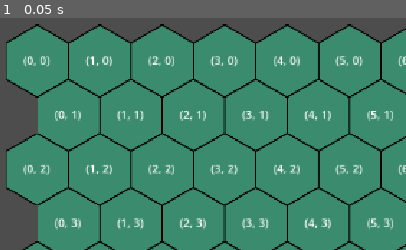
Above: before the commit, frame 1.
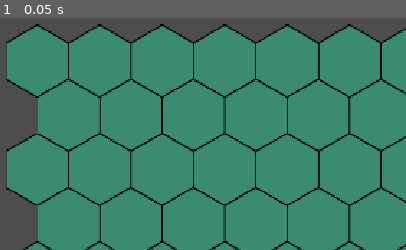
Above: after the commit, the same moment.

Repository: pawel-dubiel/godot-experiment
Game: Godot game, scene res://scenes/Main.tscn
The game is run twice, just before and just after one commit, with the same random seed, the same clock (stepped at 60 frames per second) and the same inputs. This scene is started directly instead of the project's main scene.
Inputs:
- Up to frame 1 (0.05 s): no input

The runs differ from the first frame. In frame 1, 3.5% of the frame differs, in the area x 5-100%, y 16-92%.

Commit message:
feat(overlay): Optimize CoordinateOverlay with caching and event-driven updates

Diff:
--- a/scenes/Main.tscn
+++ b/scenes/Main.tscn
@@ -24,7 +24,8 @@
 [node name="Camera2D" type="Camera2D" parent="."]
 script = ExtResource("5_cam")
 
-[node name="CoordinateOverlay" type="Node2D" parent="." node_paths=PackedStringArray("tile_map", "camera")]
+[node name="CoordinateOverlay" type="Node2D" parent="." node_paths=PackedStringArray("tile_map", "camera", "map_service")]
 script = ExtResource("6_overlay")
 tile_map = NodePath("../HexGridView")
 camera = NodePath("../Camera2D")
+map_service = NodePath("../MapService")
--- a/scripts/CameraControl.gd
+++ b/scripts/CameraControl.gd
@@ -1,4 +1,6 @@
 extends Camera2D
+
+signal view_changed
 
 @export var min_zoom := 0.2
 @export var max_zoom := 5.0
@@ -40,6 +42,7 @@
 	if event is InputEventMouseMotion:
 		if Input.is_mouse_button_pressed(MOUSE_BUTTON_MIDDLE) or Input.is_mouse_button_pressed(MOUSE_BUTTON_RIGHT):
 			position -= event.relative / zoom
+			view_changed.emit()
 
 func apply_zoom(factor: float) -> void:
 	var new_zoom = zoom * factor
@@ -47,3 +50,4 @@
 
 	if new_zoom != zoom:
 		zoom = new_zoom
+		view_changed.emit()
--- a/scripts/CoordinateOverlay.gd
+++ b/scripts/CoordinateOverlay.gd
@@ -1,24 +1,94 @@
 extends Node2D
+
+@export var debug_enabled := false:
+	set(value):
+		if debug_enabled == value:
+			return
+		debug_enabled = value
+		if is_node_ready():
+			_sync_debug_state()
 
 @export var tile_map: TileMapLayer
 @export var camera: Camera2D
 @export var map_service: MapService
+@export var viewport_margin := Vector2(200, 200)
+@export var max_cached_labels := 2500
+@export var max_visible_candidate_cells := 10000
 
 var font: Font
+var _coordinate_draw_entries: Array[Dictionary] = []
+var _label_limit_warning_shown := false
+var _candidate_limit_warning_shown := false
 
 func _ready() -> void:
 	font = ThemeDB.fallback_font
+	_connect_invalidation_sources()
+	_sync_debug_state()
 
-func _process(_delta: float) -> void:
-	# Continuous redraw is required as camera moves
+func _connect_invalidation_sources() -> void:
+	if camera and camera.has_signal("view_changed"):
+		camera.connect("view_changed", _mark_overlay_dirty)
+
+	if map_service:
+		map_service.map_updated.connect(_mark_overlay_dirty)
+		map_service.tile_changed.connect(_on_tile_changed)
+
+	get_viewport().size_changed.connect(_mark_overlay_dirty)
+
+func _sync_debug_state() -> void:
+	visible = debug_enabled
+	_coordinate_draw_entries.clear()
+	_label_limit_warning_shown = false
+	_candidate_limit_warning_shown = false
+
+	if debug_enabled:
+		_mark_overlay_dirty()
+	else:
+		queue_redraw()
+
+func _require_debug_dependencies() -> bool:
+	var missing: Array[String] = []
+	if not tile_map:
+		missing.append("tile_map")
+	if not camera:
+		missing.append("camera")
+	if not map_service:
+		missing.append("map_service")
+	elif not map_service.model:
+		missing.append("map_service.model")
+
+	if missing.size() > 0:
+		var missing_text = ", ".join(PackedStringArray(missing))
+		push_error("CoordinateOverlay debug mode requires: %s." % missing_text)
+		return false
+
+	if not camera.has_signal("view_changed"):
+		push_error("CoordinateOverlay debug mode requires a camera that emits view_changed.")
+		return false
+
+	return true
+
+func _mark_overlay_dirty() -> void:
+	if not debug_enabled:
+		return
+
+	if not _require_debug_dependencies():
+		_coordinate_draw_entries.clear()
+		queue_redraw()
+		return
+
+	_rebuild_coordinate_cache()
 	queue_redraw()
 
+func _on_tile_changed(_coord: Vector2i, _terrain: TerrainType) -> void:
+	_mark_overlay_dirty()
+
 func _draw() -> void:
-	if not tile_map or not camera:
+	if not debug_enabled:
 		return
 
-	var visible_range = _get_visible_map_range()
-	_draw_coordinates(visible_range)
+	for entry in _coordinate_draw_entries:
+		draw_string(font, entry["position"], entry["text"], HORIZONTAL_ALIGNMENT_CENTER, -1, 16, Color.WHITE)
 
 func _get_visible_map_range() -> Rect2i:
 	var viewport_rect = get_viewport_rect()
@@ -26,10 +96,9 @@
 	var zoom = camera.zoom
 
 	# Determine visible world area with a margin buffer
-	var buffer = Vector2(200, 200)
 	var visible_size = viewport_rect.size / zoom
-	var top_left_world = cam_pos - visible_size / 2 - buffer
-	var bottom_right_world = cam_pos + visible_size / 2 + buffer
+	var top_left_world = cam_pos - visible_size / 2 - viewport_margin
+	var bottom_right_world = cam_pos + visible_size / 2 + viewport_margin
 
 	var min_map = tile_map.local_to_map(tile_map.to_local(top_left_world))
 	var max_map = tile_map.local_to_map(tile_map.to_local(bottom_right_world))
@@ -39,27 +108,61 @@
 	var y_start = min(min_map.y, max_map.y)
 	var y_end = max(min_map.y, max_map.y)
 
-	# Safety cap for performance
-	if (x_end - x_start) > 300: x_end = x_start + 300
-	if (y_end - y_start) > 300: y_end = y_start + 300
-
 	return Rect2i(x_start, y_start, x_end - x_start + 1, y_end - y_start + 1)
 
-func _draw_coordinates(range_rect: Rect2i) -> void:
+func _get_limited_visible_map_range() -> Rect2i:
+	var visible_range = _get_visible_map_range()
+	var map_bounds = map_service.model.get_bounds()
+	if map_bounds.size.x <= 0 or map_bounds.size.y <= 0:
+		return Rect2i()
+
+	var bounded_range = visible_range.intersection(map_bounds)
+	if bounded_range.size.x <= 0 or bounded_range.size.y <= 0:
+		return Rect2i()
+
+	return _limit_candidate_cells(bounded_range)
+
+func _limit_candidate_cells(range_rect: Rect2i) -> Rect2i:
+	if max_visible_candidate_cells <= 0:
+		push_error("CoordinateOverlay requires max_visible_candidate_cells to be greater than zero.")
+		return Rect2i()
+
+	var candidate_count = range_rect.size.x * range_rect.size.y
+	if candidate_count <= max_visible_candidate_cells:
+		return range_rect
+
+	if not _candidate_limit_warning_shown:
+		push_warning("CoordinateOverlay reached max_visible_candidate_cells (%d); visible range is cropped around the camera." % max_visible_candidate_cells)
+		_candidate_limit_warning_shown = true
+
+	var target_width: int = min(range_rect.size.x, max(1, int(floor(sqrt(float(max_visible_candidate_cells))))))
+	var target_height: int = min(range_rect.size.y, max(1, int(floor(float(max_visible_candidate_cells) / float(target_width)))))
+	var half_width := int(float(target_width) / 2.0)
+	var half_height := int(float(target_height) / 2.0)
+	var camera_cell = tile_map.local_to_map(tile_map.to_local(camera.global_position))
+	var start_x = clampi(camera_cell.x - half_width, range_rect.position.x, range_rect.end.x - target_width)
+	var start_y = clampi(camera_cell.y - half_height, range_rect.position.y, range_rect.end.y - target_height)
+	return Rect2i(Vector2i(start_x, start_y), Vector2i(target_width, target_height))
+
+func _rebuild_coordinate_cache() -> void:
+	_coordinate_draw_entries.clear()
+
+	var range_rect = _get_limited_visible_map_range()
 	for x in range(range_rect.position.x, range_rect.end.x):
 		for y in range(range_rect.position.y, range_rect.end.y):
 			var coords = Vector2i(x, y)
 
-			# DECOUPLED: Check Model for existence, not the View
-			# We still use tile_map for coordinate conversion (pure math), which is allowed
-			var has_tile = false
-			if map_service and map_service.model:
-				has_tile = map_service.model.has_tile(coords)
-			elif tile_map: # Fallback if service not linked (e.g. editor)
-				has_tile = tile_map.get_cell_source_id(coords) != -1
+			if map_service.model.has_tile(coords):
+				if _coordinate_draw_entries.size() >= max_cached_labels:
+					if not _label_limit_warning_shown:
+						push_warning("CoordinateOverlay reached max_cached_labels (%d); remaining visible labels are skipped." % max_cached_labels)
+						_label_limit_warning_shown = true
+					return
 
-			if has_tile:
 				var world_pos = tile_map.to_global(tile_map.map_to_local(coords))
 				# Center the text
 				var text_pos = world_pos + Vector2(-20, 5)
-				draw_string(font, text_pos, str(coords), HORIZONTAL_ALIGNMENT_CENTER, -1, 16, Color.WHITE)
+				_coordinate_draw_entries.append({
+					"position": text_pos,
+					"text": str(coords),
+				})
Not shown, added: scripts/tests/test_coordinate_overlay_performance.sh
